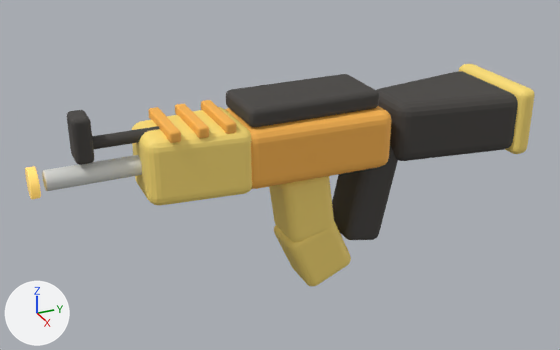
Renders of the glTF model assets/models/generated/weapons/ak_rifle.glb from each side of a commit.
One viewpoint serves both versions: a 50 mm lens placed at (2.74, -1.77, 1.41), pointed at (-0.04, -0.51, 0.01). The axes (+X, +Y, +Z) are drawn at lower left. The lights are the same throughout. The older version comes first. Where no turn or scale is listed for an object, it has been applied to the vertices.

Names of what the first picture shows: 'CurvedMagLower', 'CurvedMagUpper', 'Foregrip', 'ForegripRib', 'ForegripRib.001', 'ForegripRib.002', 'FrontSight', 'GasTube', 'Grip', 'Receiver', 'RifleBarrel', 'Stock', 'StockPad', 'TopCover' and 1 more.
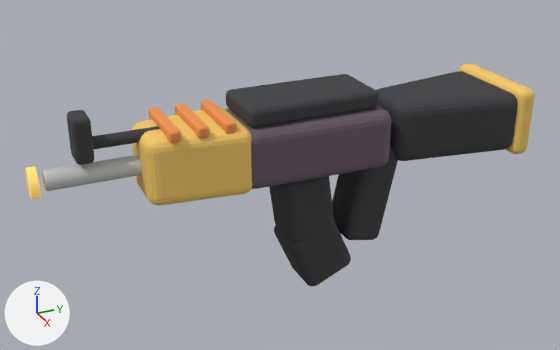
What differs and where, as boxes (x1, y1, x2, y2) in the pictures (560 x 350 px):
```json
{"object": "Receiver", "change": "recoloured", "before": [225, 106, 391, 189], "after": [225, 106, 391, 189], "on screen": "orange to dark grey"}
{"object": "Foregrip", "change": "recoloured", "before": [132, 107, 252, 206], "after": [132, 107, 252, 206], "on screen": "yellow to orange"}
{"object": "CurvedMagUpper", "change": "recoloured", "before": [269, 176, 334, 242], "after": [269, 176, 334, 242], "on screen": "yellow to dark grey"}
{"object": "CurvedMagLower", "change": "recoloured", "before": [274, 221, 351, 286], "after": [274, 221, 351, 286], "on screen": "yellow to dark grey"}
{"object": "RifleBarrel", "change": "recoloured", "before": [42, 155, 142, 191], "after": [42, 155, 142, 191]}
{"object": "StockPad", "change": "recoloured", "before": [459, 64, 535, 154], "after": [459, 64, 535, 154], "on screen": "yellow to orange"}
{"object": "ForegripRib.001", "change": "recoloured", "before": [175, 104, 209, 139], "after": [175, 104, 209, 139]}
{"object": "ForegripRib.002", "change": "recoloured", "before": [148, 107, 181, 143], "after": [148, 107, 181, 143]}
{"object": "ForegripRib", "change": "recoloured", "before": [201, 100, 236, 134], "after": [201, 100, 236, 134]}
```

Edits to the scene script, one JSON object a line:
```json
{"op": "set", "path": "mat_rifle_amber_trim.base_color", "old": "(1.0, 0.75, 0.18)", "new": "(0.93, 0.6, 0.14)", "note": "yellow #ffe176 -> orange #f7cb69"}
{"op": "set", "path": "mat_rifle_soft_steel.base_color", "old": "(0.72, 0.73, 0.7)", "new": "(0.56, 0.57, 0.56)", "note": "light grey #dddeda -> light grey #c5c7c5"}
{"op": "add", "block": "mat_rifle_orange_accent", "code": ["mat_rifle_orange_accent = principled_material('rifle_orange_accent')", "mat_rifle_orange_accent.base_color = (0.91, 0.3, 0.08)  # orange #f59550", "mat_rifle_orange_accent.roughness = 0.68"]}
{"op": "add", "block": "mat_rifle_plum_receiver", "code": ["mat_rifle_plum_receiver = principled_material('rifle_plum_receiver')", "mat_rifle_plum_receiver.base_color = (0.14, 0.105, 0.13)  # dark grey #695b65", "mat_rifle_plum_receiver.roughness = 0.7"]}
{"block": "me_receivermesh", "where": "me_receivermesh.from_pydata(...)  # 152 vertices, 300 faces; spans x -0.188..0.188, y -0.33..0.33, z -0.13..0.13"}
{"op": "remove", "block": "me_receivermesh", "code": "me_receivermesh.materials.append(mat_rifle_orange_shell)  # orange #ffb850"}
{"op": "add", "block": "me_receivermesh", "code": "me_receivermesh.materials.append(mat_rifle_plum_receiver)  # dark grey #695b65"}
{"block": "me_cube_016", "where": "me_cube_016.from_pydata(...)  # 216 vertices, 428 faces; spans x -0.15..0.15, y -0.023..0.023, z -0.023..0.023"}
{"op": "remove", "block": "me_cube_016", "code": "me_cube_016.materials.append(mat_rifle_orange_shell)  # orange #ffb850"}
{"op": "add", "block": "me_cube_016", "code": "me_cube_016.materials.append(mat_rifle_orange_accent)  # orange #f59550"}
{"block": "me_cube_017", "where": "me_cube_017.from_pydata(...)  # 216 vertices, 428 faces; spans x -0.15..0.15, y -0.023..0.023, z -0.023..0.023"}
{"op": "remove", "block": "me_cube_017", "code": "me_cube_017.materials.append(mat_rifle_orange_shell)  # orange #ffb850"}
{"op": "add", "block": "me_cube_017", "code": "me_cube_017.materials.append(mat_rifle_orange_accent)  # orange #f59550"}
{"block": "me_cube_018", "where": "me_cube_018.from_pydata(...)  # 216 vertices, 428 faces; spans x -0.15..0.15, y -0.023..0.023, z -0.023..0.023"}
{"op": "remove", "block": "me_cube_018", "code": "me_cube_018.materials.append(mat_rifle_orange_shell)  # orange #ffb850"}
{"op": "add", "block": "me_cube_018", "code": "me_cube_018.materials.append(mat_rifle_orange_accent)  # orange #f59550"}
{"block": "me_cube_021", "where": "me_cube_021.from_pydata(...)  # 216 vertices, 428 faces; spans x -0.11..0.11, y -0.125..0.125, z -0.163..0.163"}
{"op": "remove", "block": "me_cube_021", "code": "me_cube_021.materials.append(mat_rifle_amber_trim)  # yellow #ffe176"}
{"op": "add", "block": "me_cube_021", "code": "me_cube_021.materials.append(mat_rifle_dark_parts)  # dark grey #3c3a3f"}
{"block": "me_cube_022", "where": "me_cube_022.from_pydata(...)  # 216 vertices, 428 faces; spans x -0.11..0.11, y -0.156..0.156, z -0.168..0.168"}
{"op": "remove", "block": "me_cube_022", "code": "me_cube_022.materials.append(mat_rifle_amber_trim)  # yellow #ffe176"}
{"op": "add", "block": "me_cube_022", "code": "me_cube_022.materials.append(mat_rifle_dark_parts)  # dark grey #3c3a3f"}
```
